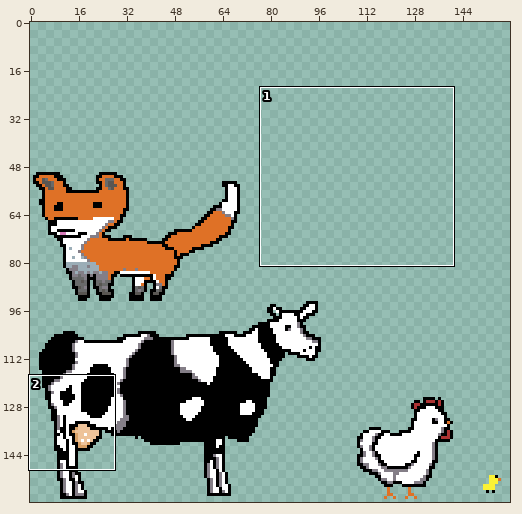
Edited in one commit: sprite sheet (Assets/ArtAssest/Animals/AnimalsForPopulationOutOfBounds.png). Above, an overview of the earlier version with the close-up marked.
Close-up. As it was:
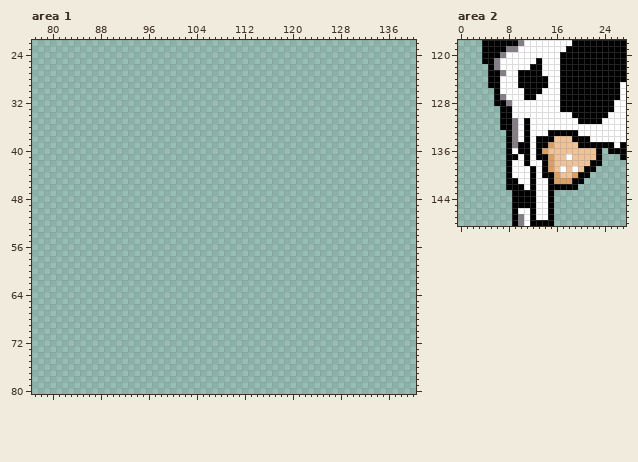
The file is 160x160 pixels. Shown: area 1: x 77..140, y 22..80; area 2: x 0..27, y 118..148. The old version is drawn lined up with the new one. The commit also changed other parts of the picture, which this record leaves out.
And afterwards:
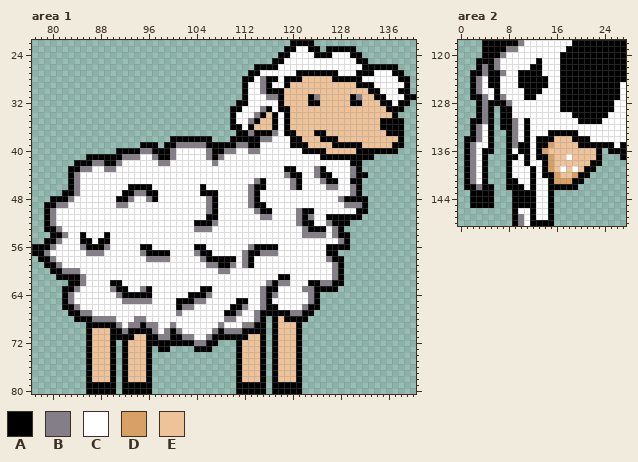
Palette (. is transparent): A #000000  B #847e87  C #ffffff  D #d9a066  E #eec39a
Changes in this commit:
drawings rearranged on the sheet (the old picture shows each at its new place)
Changed rows in their new state; - is an unchanged pixel.
Area 1:
first column x 77:
22 -------------------------------------------AAAA-----------------
23 ------------------------------------------AACCAA-AAAAA----------
24 -----------------------------------------AACCCCAAACCCAA---------
25 ----------------------------------------AACCCCCCCCCCCCAA--------
26 -------------------------------------AAAACCCCCCCCCCCCCCAAAAAA---
27 ------------------------------------AACCCCCCAAAAAAACCCAAACCCAA--
28 -----------------------------------AACBAACAAAEEEEEAAAAACCCCCCAA-
29 -----------------------------------ACCBACCAEEEEEEEEEEEAAACCCCCA-
30 -----------------------------------ACCBAAAEEEEEEEEEEEEEEAACCCAA-
31 -----------------------------------ACCCBBAEEEEABEEEEEABEEAACCCAA
32 ----------------------------------AACCCCCAEEEEAAEEEEEAAEEEAACAA-
33 ---------------------------------AACCCBACAAEEEEEEEEEEEEEEEEAAA--
34 ---------------------------------ACCCBAEACAEEEEEEEEEEEEEEEEEA---
35 ---------------------------------ACCBAEEACAEEEEEEEEEEEEEEEAAAA--
36 ---------------------------------AACAEEEACAEEEEEEEEEEEEEEEAAAA--
37 ----------------------------------AABAAABCAAEEEAAEEEEEEEEEEAAA--
38 -----------------------AAAAAAA---AAAAABBCCCAAEEEAAAEEEEEEEEEEA--
39 ------------------AAA-AABBBBBAAAAABBAACCCCCAAAEEEEAAAAAEEEEEAA--
40 --------------AAAABBAAABCCCCCBAABBCCBBCCCCCCCAAAAEEEEEAAAAAAA---
41 ---------AAAAAABBBCCBAABCCCCCBABCCCCCCCCCCCCCCCCAAAAAAAAA-------
42 -------AAABBAABCCCCCCBBCCCCCCCBCCCCCCCCCCCCCCCCCCCCCCAA---------
43 ------AABBCCBBCCCCCCCCCCCCCCCCCCCCCCCCCCCCAACCCBACCCCBA---------
44 ------ABCCCCCCCCCCCCCCCCCCCCCCCCCCCCCCCCCCBAACCBAACCCBAA--------
45 ------ABCCCCCCCCCCCCCCCCCCCCCCCCCCCCCBACCCCBACCCBAACCAA---------
46 ------ABCCCCCCCCAAAACCCCCCCCACCCCCCCBAACCCCBACCCCBBCCBA---------
47 -----AABCCCCCCCAABBAACCCCCCCAAACCCCCBACCCCCCCCCCCCCCCBA---------
48 ---AAABCCCCCCCAABCCBACCCCCCCCBACCCCCBACCCCCCCCCCCCCBAAAA--------
49 --AABBCCCCCCCCBBCCCCCCCCCCCCCBACCCCCBAACCCCCCCCCCCCCBBBA--------
50 --ABCCCCCCCCCCCCCCCCCCCCCCCCCBACCCCCCBAACCCCBAACCCCCCCAA--------
51 --ABCCCCCCCCCCCCCCCCCCCCCCCCCAACCCCCCCBBCCCCBABCCAAAAAA---------
52 --ABCCCCCCCCCCCCCCCCCCCCCCCAAABCCCCCCCCCCCCCBAACCBAAA-----------
53 --AABCCCCCCCCCCCCCCCCCCCCCCBBBCCCCCCCCCCCCCCCBAAACBA------------
54 ---AABCCACCCACCCCCCCCCCCCCCCCCCCCCCCCCCCCCCCCBBBBCBAA-----------
55 --AABCCCAACAACCCCCCCCCCCCCCCCCCCCCCCCCCCCCCCCCCCCCCBA-----------
56 AAABCCCCBAAABCCCCCAACCCCCCCAACCCCCCCBAAAACCCCCCCCAAAA-----------
57 AABCCCCCCBBBCCCCCCBAAAACCCCBAACCCCCBAABBBCCCCCCCCAA-------------
58 -AABCCCCCCCCCCCCCCCBBBBCCCCCBAAAAACBACCCCCCCCCCCCBAA------------
59 --AABCCCCCCCCCCCCCCCCCCCCCCCCBBAABCBACCCCCCCCCCCCCBA------------
60 ---AABBBCCCCCCCCCCCCCCCCCCCCCCCBBCCCCCCCCCCCCCCCCCBA------------
61 ----AAAABCCCCCCCCCCCCCCCCCCCCCCCCCCCCCCCCAACCCCCCCBA------------
62 ------AABCCCCAACCCCCCCCCCCCCCCCCCCCCCCCBABBCCCAABBAA------------
63 -----AABCCCCCBAACCBACCCCCCCCAACCCCCCCCBAACCCCBBAAAA-------------
64 -----ABCCCCCCCBAAAAACCCCCCAAABCCCCCCCCBABCCCCCBA----------------
65 -----ABCCCCCCCCBBBBBCCCCAAABBCCCCCAACCBACCCCCCBA----------------
66 -----AABCCCCCCCCCCCCCCCCABBCCCCCCAABCCBAACCCCBAA----------------
67 ------AABBCCCCCCCCCCCCCCBCCCCCCCAABCCBAAAAABBAA-----------------
68 -------AAABBBBCCCBBCCCCCCCCCCCCCBBCCCBA-AEAAAA------------------
69 ---------AAAAABCBBABBCCBCCCCCCCBCCCBBAA-AEEEA-------------------
70 ---------AEEEAABAAAABCBABCCCCCBABBBAAAA-AEEEA-------------------
71 ---------AEEEAAAAEEAABBAABBCCBAAAAAAEEA-AEEEA-------------------
72 ---------AEEEA-AEEEAAAAAAAABBAA---AEEEA-AEEEA-------------------
73 ---------AEEEA-AEEEA-AA----AAA----AEEEA-AEEEA-------------------
74 ---------AEEEA-AEEEA--------------AEEEA-AEEEA-------------------
75 ---------AEEEA-AEEEA--------------AEEEA-AEEEA-------------------
76 ---------AEEEA-AEEEA--------------AEEEA-AEEEA-------------------
77 ---------AEEEA-AEEEA--------------AEEEA-AEEEA-------------------
78 ---------AEEEA-AEEEA--------------AEEEA-AEEEA-------------------
79 ---------AAAAA-AAAAA--------------AAAAA-AAAAA-------------------
80 ---------AAAAA-AAAAA--------------AAAAA-AAAAA-------------------
Area 2:
first column x 1:
121 --A--
122 --AB-
123 -AAB-
124 -ABC-
125 -ABC-
126 -ABCC
127 -AABC
128 --ABA
129 --ABA
130 --ABA
131 -AABA
132 -ABCA
133 -ABCA
134 AABCA
135 ABCCA
136 ABCAA
137 ABCA-
138 ABCA-
139 ABCA-
140 ABCA-
141 ABCA-
142 AABAA
143 -AAAA
144 -AAAA
145 -AAAA
Changed places in both close-ups, as pixel boxes (x1, y1, x2, y2):
added: (32, 40, 416, 394)
added: (464, 58, 494, 208)
